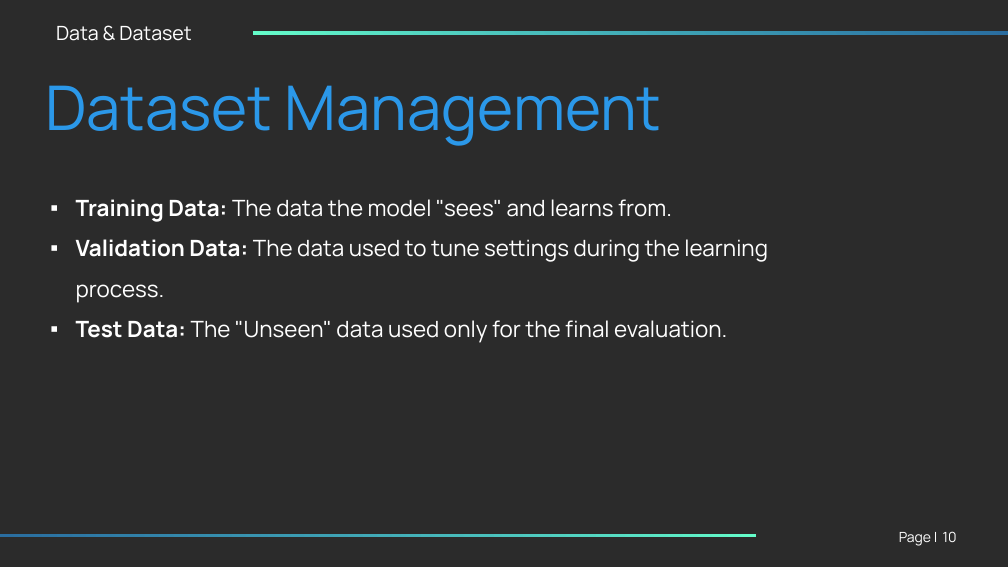
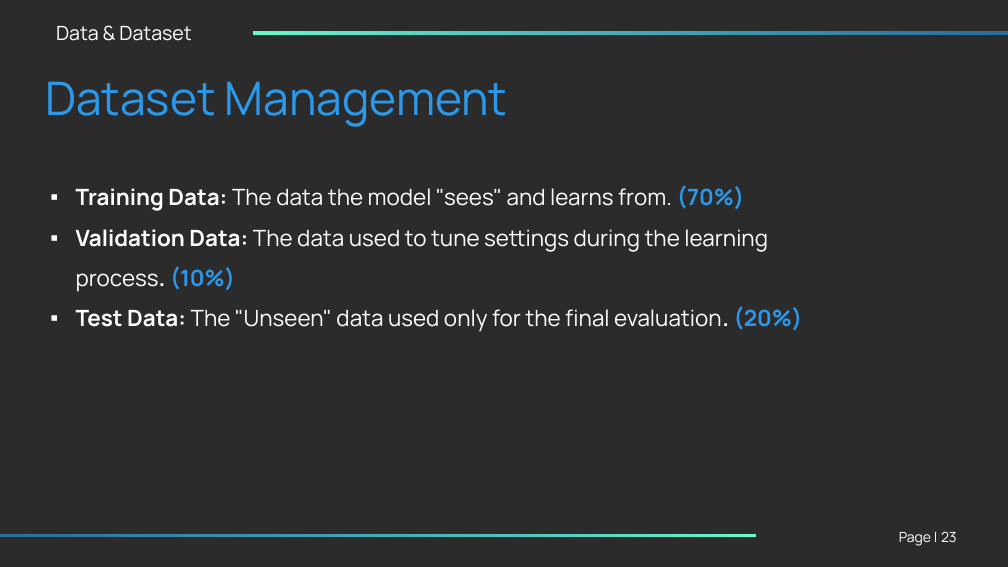
Before and after one commit to KMINDS-Org/INFERENCE-ITERATION-1-, a slide deck: slide 23 of Lvl1_1_ML_Starter_Pack/Class_1/Lvl_1_ML_Starter_Pack_Class_1.pptx (slide 10 before the commit). Drawn at 1008x567 pixels with LibreOffice and Linux fonts; fonts in the diff are those of the drawing; background and template pictures are left out; a plain dark background stands for a picture behind light text. Boxes give left, top, right and bottom in pixels: in the first picture for what was removed or moved away, otherwise in the second. Text is boxed around its words. In the diff, an @@ line names an element or a change of style, - is before the commit and + after.

```diff
--- a/Lvl1_1_ML_Starter_Pack/Class_1/Lvl_1_ML_Starter_Pack_Class_1.pptx
+++ b/Lvl1_1_ML_Starter_Pack/Class_1/Lvl_1_ML_Starter_Pack_Class_1.pptx
@@ text "Dataset Management" at (x1=45, y1=81, x2=507, y2=127): size 88 to 66 pt @@
@@ text at (x1=76, y1=185, x2=803, y2=332): text changed @@
-▪ Training Data: The data the model "sees" and learns from.
-▪ Validation Data: The data used to tune settings during the learning process.
-▪ Test Data: The "Unseen" data used only for the final evaluation.
+▪ Training Data: The data the model "sees" and learns from. (70%)
+▪ Validation Data: The data used to tune settings during the learning process. (10%)
+▪ Test Data: The "Unseen" data used only for the final evaluation. (20%)
@@ page number at (x1=941, y1=531, x2=957, y2=542): text changed @@
-10
+23
```
Also in this commit, not shown: 14 other slides changed, 31 slides added, 1 other file.
